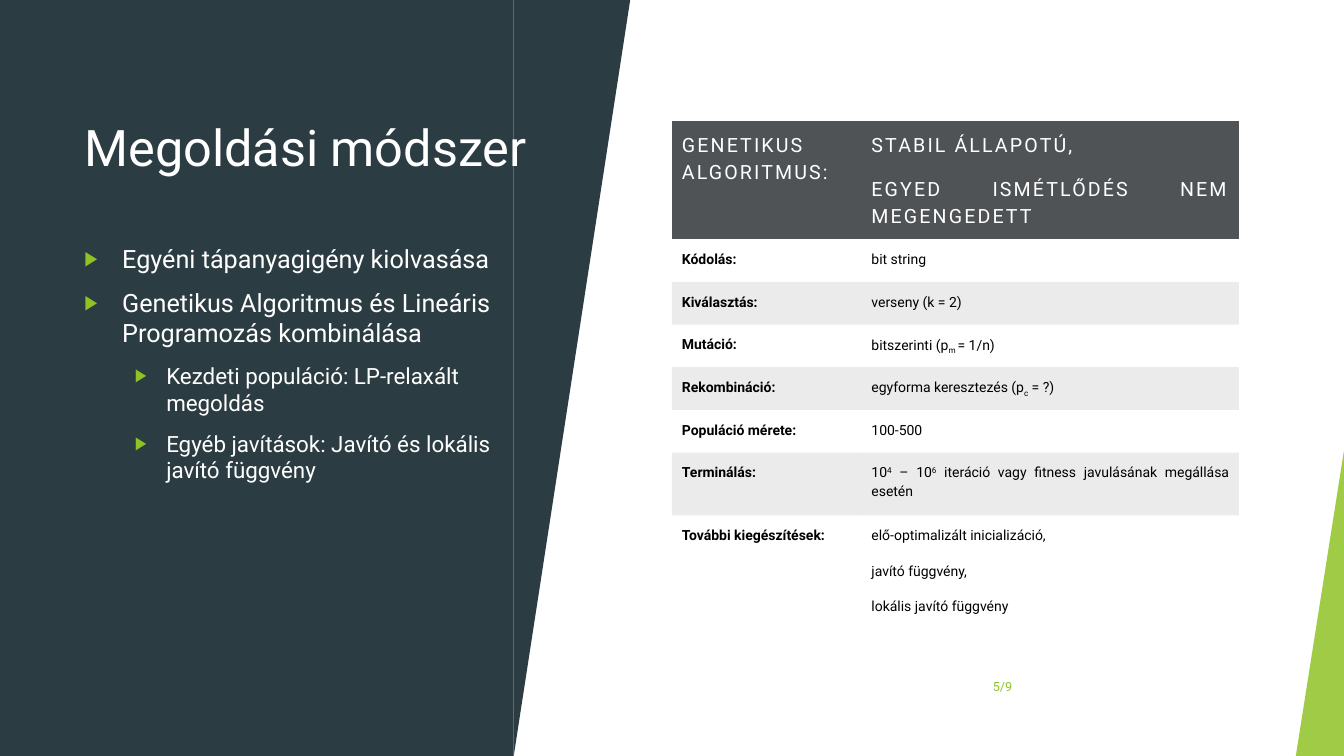
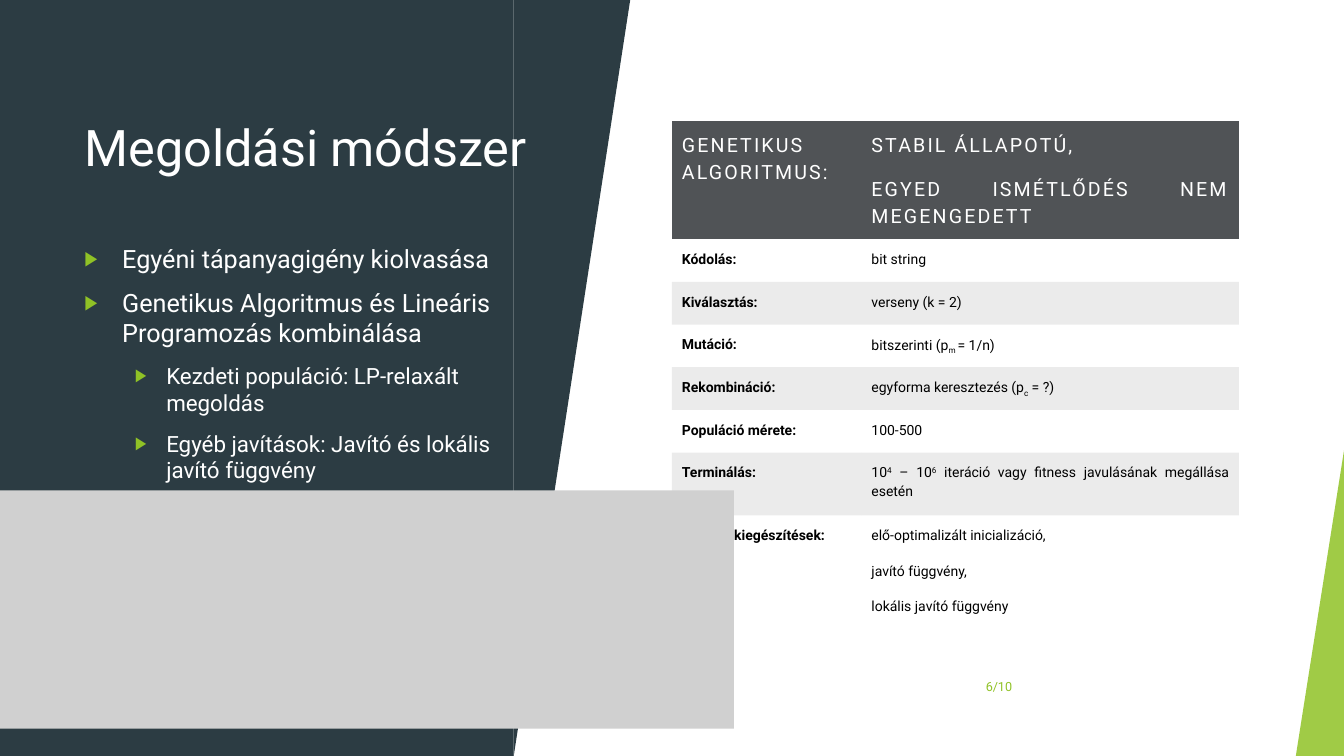
Before and after one commit to lindnermarci/Szakdolgozat, a slide deck: slide 6 of DJSCXZ_Lindner_Kertesz_PREZ.pptx (slide 5 before the commit). Drawn at 1344x756 pixels with LibreOffice and Linux fonts; fonts in the diff are those of the drawing; grey boxes stand for pictures. Boxes give left, top, right and bottom in pixels: in the first picture for what was removed or moved away, otherwise in the second. Text is boxed around its words. In the diff, an @@ line names an element or a change of style, - is before the commit and + after.

```diff
--- a/DJSCXZ_Lindner_Kertesz_PREZ.pptx
+++ b/DJSCXZ_Lindner_Kertesz_PREZ.pptx
@@ picture added at bbox=[0, 491, 734, 729] @@
@@ page number at bbox=[986, 682, 1012, 692]: text changed @@
-5/9
+6/10
```
Also in this commit, not shown: 2 other slides changed, 1 slide added, 1 other file.
